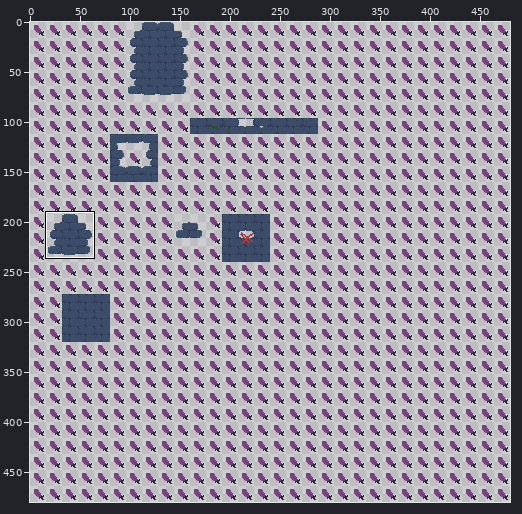
One commit to this pixel-art file: Assets/Sprites/Tiles/background_bricks.aseprite. The picture above shows the old version from afar; the outline marks the close-up.
Close-up. Old version:
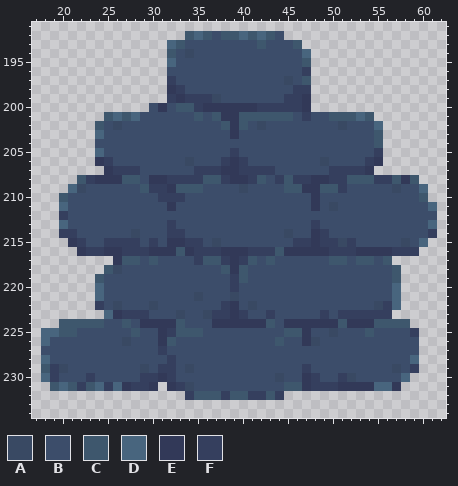
480x480 pixels, 1 frame. Colours within 5 levels of each other are drawn and written as one. Shown: x 17..62, y 191..234. The commit also changed other parts of the picture, which this record leaves out.
Palette (. is transparent): A #394963  B #3c4d6a  C #3e576d  D #48657e  E #323958  F #353f5e
After the commit:
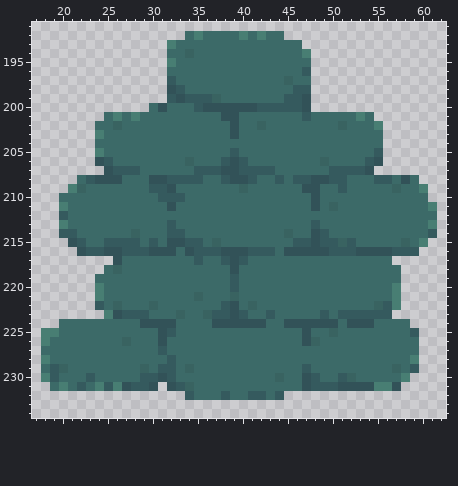
Change:
@@ palette @@
-A #394963
+A #396361
-B #3c4d6a
+B #3c6a68
-D #48657e
+D #487e73
-E #323958
+E #325258
-F #353f5e
+F #355a5e
@@ x 17..62 @@
 191 ..............................................
-192 .................CDCBCCDCDCB..................
-193 ...............DCBBBBBBBBCBBBC................
-194 ...............CBABBBBBBBBBBBBD...............
-195 ...............DBBBBBBBBBBBBBBC...............
+192 .................BDBBBBDBDBB..................
+193 ...............DBBBBBBBBBBBBBB................
+194 ...............BBABBBBBBBBBBBBD...............
+195 ...............DBBBBBBBBBBBBBBB...............
 196 ...............BBBBBBBBBBBBBBBF...............
-197 ...............FBBBBBBBBBBBBABC...............
+197 ...............FBBBBBBBBBBBBABB...............
 198 ...............EFBBBBBBBBBBBBFF...............
 199 ...............FEFFFABBBBBBBFFE...............
-200 .............BEBCCFEEEEEEFFFFFE...............
-201 ........CDCDBBBBBBCBCEECCCCCCBFBBCCCDC........
-202 .......CBABBBBBBBBBBBCECBABBBBBBBBABBBD.......
-203 .......DBBBBBBBBBBBBBBEBBBBBBBBBBBBBBBC.......
-204 .......BBBBBBBBBBBBBBBBBBBBBBBBBBBBBBBC.......
+200 .............BEBBBFEEEEEEFFFFFE...............
+201 ........BDBDBBBBBBBBBEEBBBBBBBFBBBBBDB........
+202 .......BBABBBBBBBBBBBBEBBABBBBBBBBABBBD.......
+203 .......DBBBBBBBBBBBBBBEBBBBBBBBBBBBBBBB.......
+204 .......BBBBBBBBBBBBBBBBBBBBBBBBBBBBBBBB.......
 205 .......DBBBBBBBBBBBBBBFBBBBBBBBBBBBBBBF.......
@@ x 17..62 @@
 207 ........EFFFBBBBBBFFFEEFFFFBBBBBBFFFFE........
-208 .....CFEEECCBEEFFFFCCFEEFCBFCFFEEFFCCCFFCEC...
-209 ....DABBBBBBCFFECCCBBBBABBBBCCEECCFBBBBBABBD..
-210 ...CBBBBBBBBBBFFFBBBBBBBBBBBBBBEBBBBBBBBBBBC..
+208 .....BFEEEBBBEEFFFFBBFEEFBBFBFFEEFFBBBFFBEB...
+209 ....DABBBBBBBFFEBBBBBBBABBBBBBEEBBFBBBBBABBD..
+210 ...BBBBBBBBBBBFFFBBBBBBBBBBBBBBEBBBBBBBBBBBB..
 211 ...DBBBBBBBBBBBEBBBBBBBBBBBBBBBEBABBBBBBBBBBD.
@@ x 17..62 @@
 215 ....EFBBFFFFBFBEEFFBABBBBBBBBFFEFFAFBBBBBABD..
-216 .....EFFEEFFFEEECEFFFEEEFFFCEEEEEFFFEEEEFFF...
-217 .........ECCBCBBBBFCCFEFCBCBBBBBBCCBCCBC......
-218 ........CABBBBBBBBBBBCECBBBBBBBBBBBBBBBBC.....
-219 .......CBBBBBBBBBBBBBBFCBBBBBBBBBBBBBBBBC.....
+216 .....EFFEEFFFEEEBEFFFEEEFFFBEEEEEFFFEEEEFFF...
+217 .........EBBBBBBBBFBBFEFBBBBBBBBBBBBBBBB......
+218 ........BABBBBBBBBBBBBEBBBBBBBBBBBBBBBBBB.....
+219 .......BBBBBBBBBBBBBBBFBBBBBBBBBBBBBBBBBB.....
 220 .......DBBBBBBBBBBBBBBFBBBBBBBBBBBBBBBBBD.....
@@ x 17..62 @@
 223 ........DEFFFBBBABBAFFEFBBFBBBBBFBFFFFFF......
-224 ...CCCCCBBCBEEEECBBBEEEEEECBEEEEEECEEECCCC....
-225 .DDCCBBBBBBCBBEFCCCBBBBBBBBBCCEBBABBBCBBBBF...
-226 .DBBBBBBBBABBBECBBBBBBBBBBBCBBEABBBBBBBBBBB...
+224 ...BBBBBBBBBEEEEBBBBEEEEEEBBEEEEEEBEEEBBBB....
+225 .DDBBBBBBBBBBBEFBBBBBBBBBBBBBBEBBABBBBBBBBF...
+226 .DBBBBBBBBABBBEBBBBBBBBBBBBBBBEABBBBBBBBBBB...
 227 .BBBBBBBBBBBBBFBBBBBBBBBBBBBBBBBBBBBBBBBBBB...
 228 .DBBBBBBBBBBBBBFBBBBBBBBBBBBBBBBBBBBBBBBBBD...
-229 .CFABBBBBBBBABFFBABBBBBBBBBBBBFBBBBBBBBBABF...
+229 .BFABBBBBBBBABFFBABBBBBBBBBBBBFBBBBBBBBBABF...
 230 .DFBBBFBBBBBFFEFBBBBBBBBBBBABBEFBBFABBBBBD....
-231 ..CDCFCDFDEFFE.EFABBBBBBBBBBCCEFFFEEEEDDE.....
-232 .................FCCCFCCFFCF..................
+231 ..BDBFBDFDEFFE.EFABBBBBBBBBBBBEFFFEEEEDDE.....
+232 .................FBBBFBBFFBF..................
 233 ..............................................
Boxes around the changes in both close-ups, in picture pixels (x1, y1, x2, y2):
changed: (41, 31, 437, 400)
